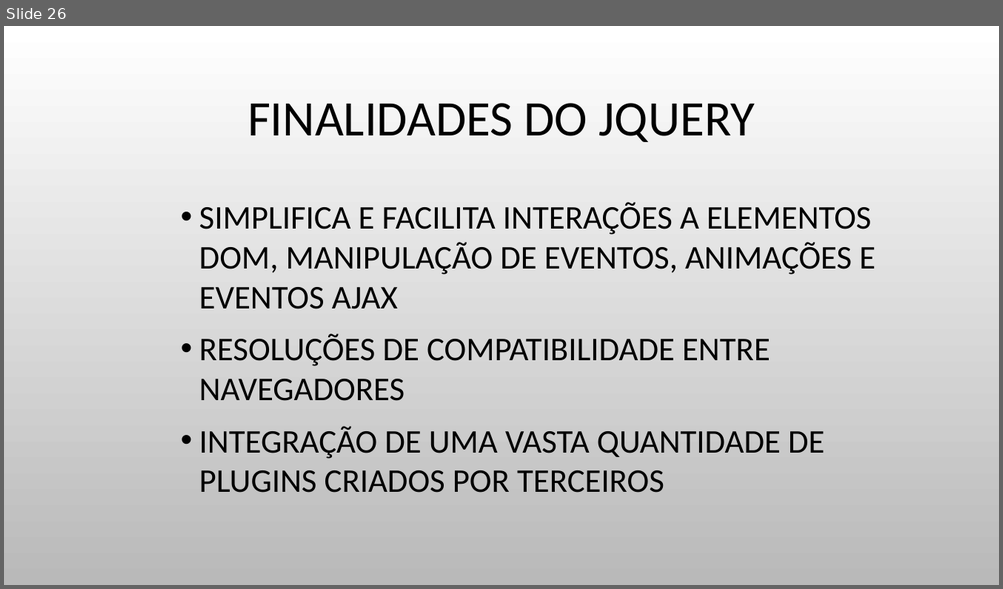
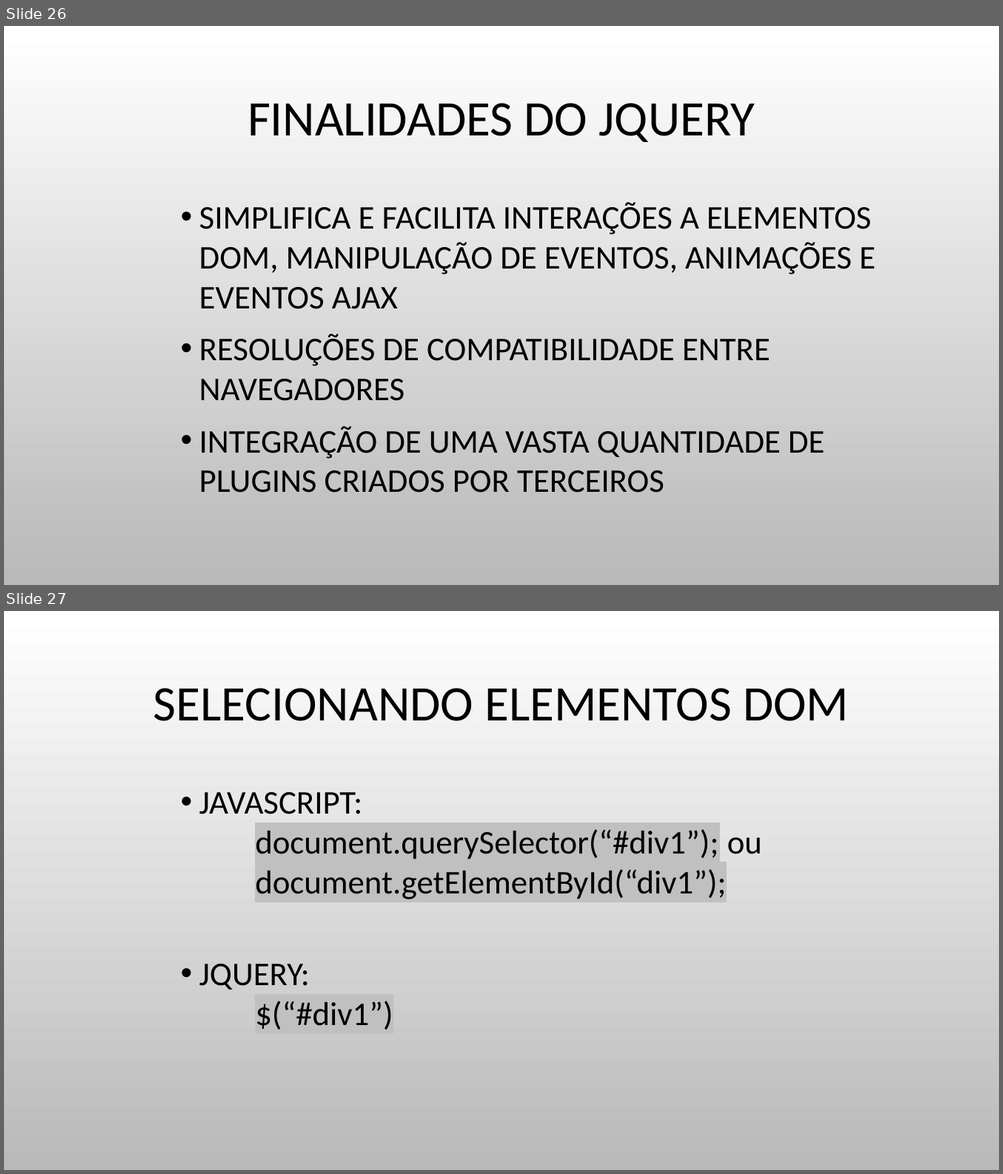
Before and after one commit to JulioCR-Oliveira/Trabalho-Topicos-Especiais, a slide deck: Arquivos/INTRODUÇÃO A FRONT-END.pptx. Shown one above the other, each under a label of ours: slide 26 before the commit, slides 26 and 27 after it. The pictures are 1003x589 and 1003x1174 pixels, drawn with LibreOffice and Linux fonts; fonts in the diff are those of the drawing; background and template pictures are left out. Boxes give left, top, right and bottom in pixels: in the first picture for what was removed or moved away, otherwise in the second. Text is boxed around its words. In the diff, an @@ line names an element or a change of style, - is before the commit and + after.

```diff
--- a/Arquivos/INTRODUÇÃO A FRONT-END.pptx
+++ b/Arquivos/INTRODUÇÃO A FRONT-END.pptx
@@ slide 27 added at (4,611,999,1170), background picture (left out) @@
@@ title added at (153,688,848,721), 48 pt, text #000000 @@
+SELECIONANDO ELEMENTOS DOM
@@ text added at (199,792,762,1030), 32 pt, text #000000 @@
+• JAVASCRIPT:
+document.querySelector(“#div1”); ou
+document.getElementById(“div1”);
+• JQUERY:
+$(“#div1”)
```
Also in this commit, not shown: 11 other slides added, 5 other files.
